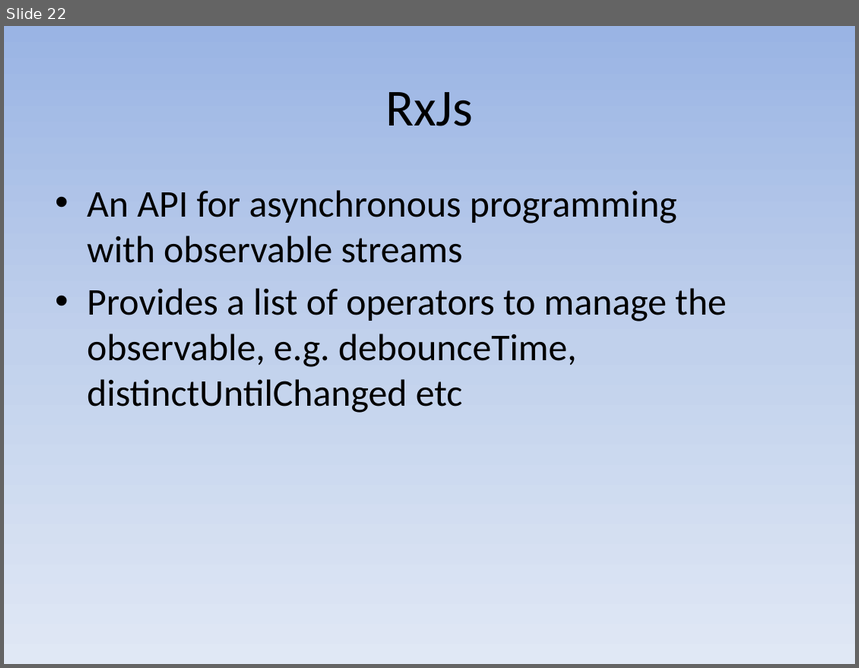
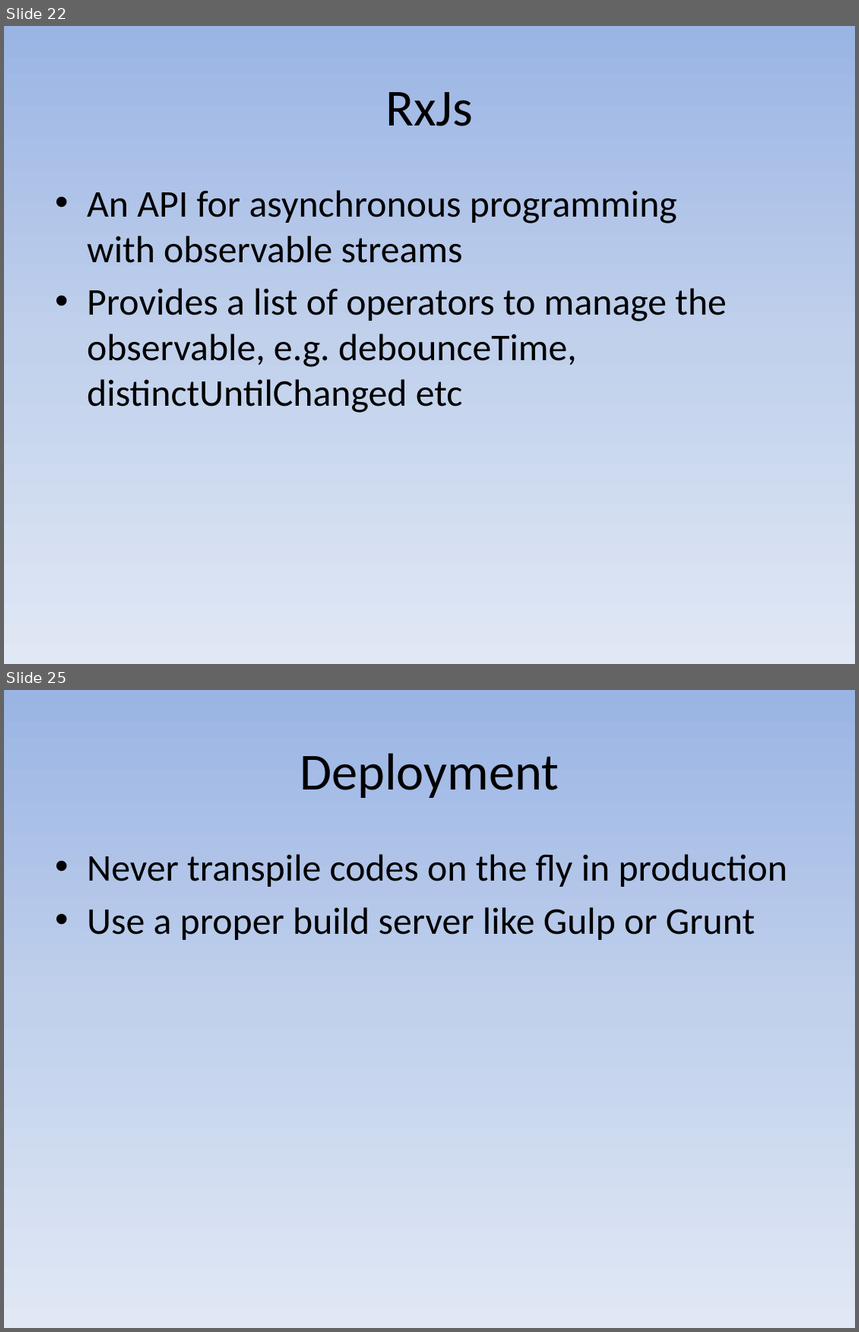
Before and after one commit to mayuanyang/HelloAngular2, a slide deck: angular2.pptx. Shown one above the other, each under a label of ours: slide 22 before the commit, slides 22 and 25 after it; the slides between them are not shown. The pictures are 859x668 and 859x1332 pixels, drawn with LibreOffice and Linux fonts; fonts in the diff are those of the drawing. Boxes give left, top, right and bottom in pixels: in the first picture for what was removed or moved away, otherwise in the second. Text is boxed around its words. In the diff, an @@ line names an element or a change of style, - is before the commit and + after.

```diff
--- a/angular2.pptx
+++ b/angular2.pptx
@@ slide 25 added at box(4, 690, 855, 1328), background gradient #9AB5E4 to #C2D1ED to #E1E8F5 @@
@@ title added at box(300, 753, 559, 798), 44 pt, text #000000 @@
+Deployment
@@ text added at box(87, 854, 788, 940), 32 pt, text #000000 @@
+• Never transpile codes on the fly in production
+• Use a proper build server like Gulp or Grunt
```
Also in this commit, not shown: 1 slide changed, 2 other slides added, 1 slide removed, 8 other files.
